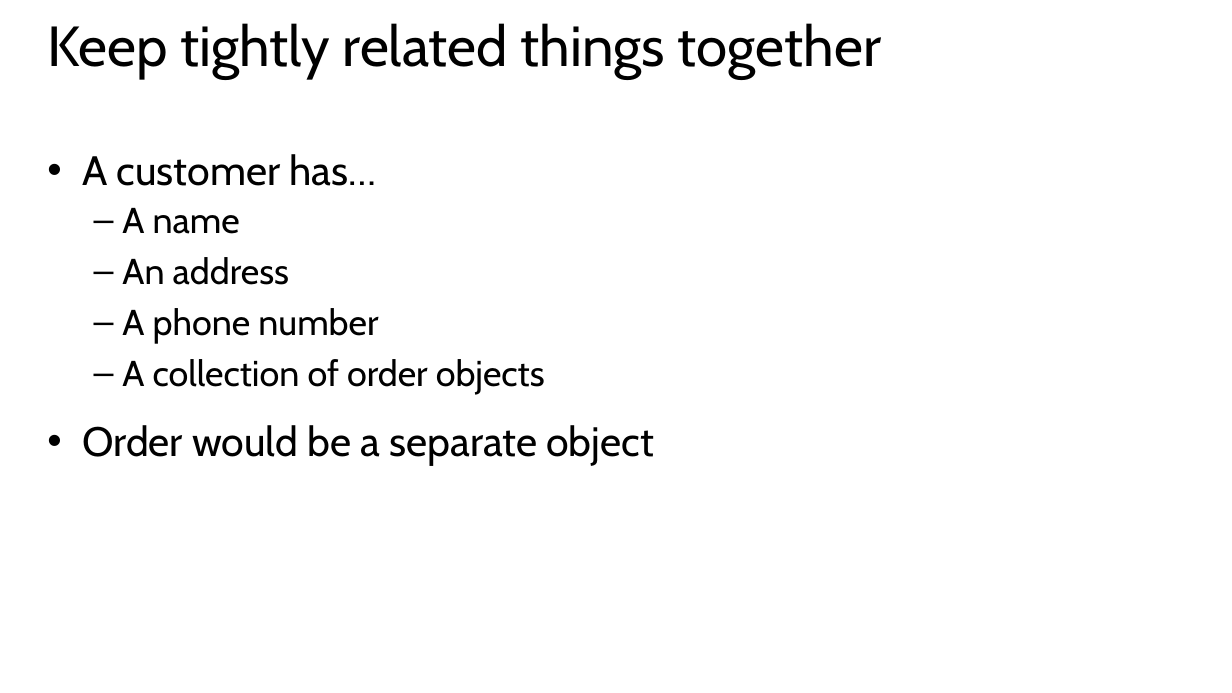
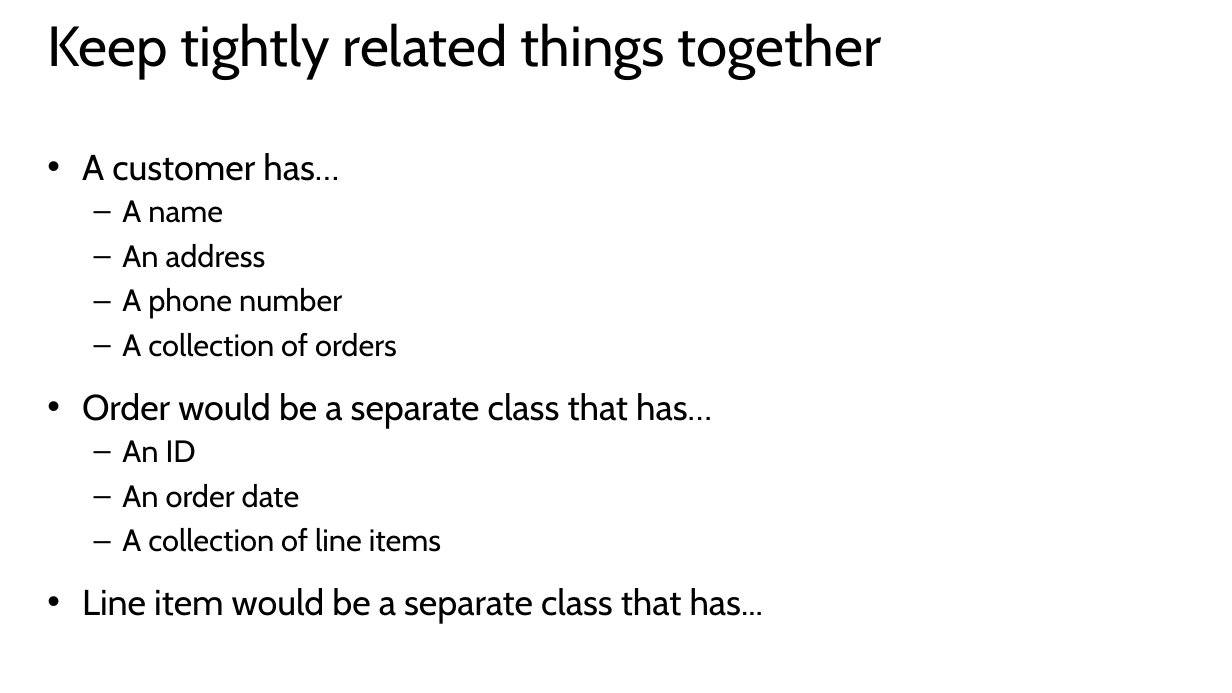
Before and after one commit to mkscala/AdvancedFlask, a slide deck: slide 21 of Slides/Module 2 - Object Oriented Programming.pptx (slide 19 before the commit). Drawn at 1232x693 pixels with LibreOffice and Linux fonts; fonts in the diff are those of the drawing. Boxes give left, top, right and bottom in pixels: in the first picture for what was removed or moved away, otherwise in the second. Text is boxed around its words. In the diff, an @@ line names an element or a change of style, - is before the commit and + after.

```diff
--- a/Slides/Module 2 - Object Oriented Programming.pptx
+++ b/Slides/Module 2 - Object Oriented Programming.pptx
@@ text at box(82, 153, 342, 318): size 32 to 28 pt in "A customer has…"; size 28 to 24 pt in "A name", "An address", "A phone number" @@
@@ text at box(82, 333, 763, 624): text changed; size 32 to 28 pt @@
-  – A collection of order objects
-• Order would be a separate object
+  – A collection of orders
+• Order would be a separate class that has…
+  – An ID
+  – An order date
+  – A collection of line items
+• Line item would be a separate class that has...
```
Also in this commit, not shown: 9 other slides changed, 5 slides added, 3 other files.
